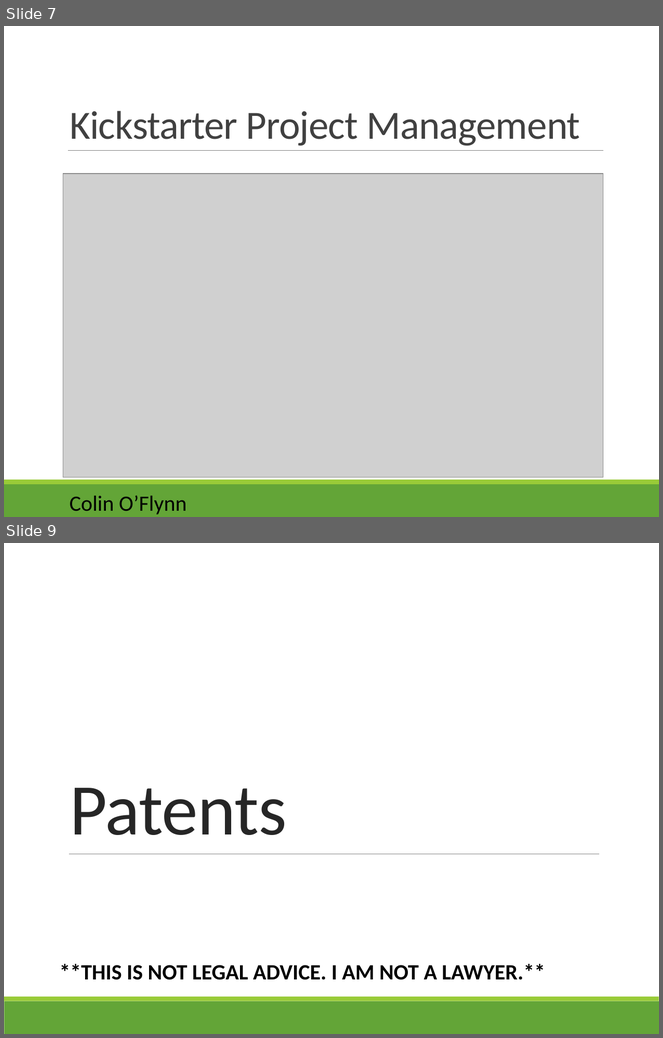
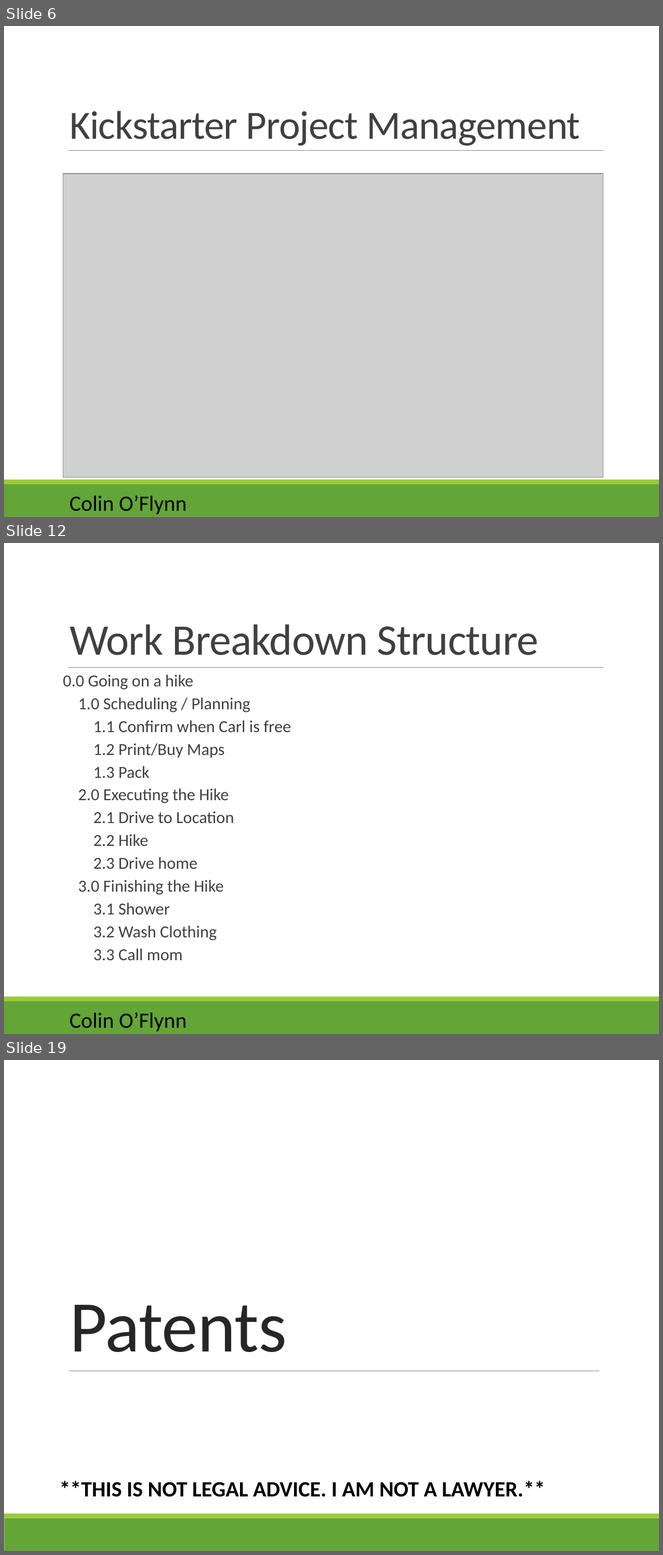
Before and after one commit to colinoflynn/eced3901, a slide deck: 2015/Lectures/ECED 3901 - 03 - Project Managment.pptx. Shown one above the other, each under a label of ours: slides 7 and 9 before the commit, slides 6, 12 and 19 after it; the slides between them are not shown. The pictures are 663x1038 and 663x1555 pixels, drawn with LibreOffice and Linux fonts; fonts in the diff are those of the drawing; grey boxes stand for pictures. Boxes give left, top, right and bottom in pixels: in the first picture for what was removed or moved away, otherwise in the second. Text is boxed around its words. In the diff, an @@ line names an element or a change of style, - is before the commit and + after.

```diff
--- a/2015/Lectures/ECED 3901 - 03 - Project Managment.pptx
+++ b/2015/Lectures/ECED 3901 - 03 - Project Managment.pptx
@@ slide 12 added at [4, 543, 659, 1034], background #FFFFFF; not listed: 4 template elements that a slide beside it also shows @@
@@ title added at [70, 624, 539, 655], 48 pt, text #404040 @@
+Work Breakdown Structure
@@ text added at [63, 675, 291, 961], 18.5 pt, text #404040 @@
+0.0 Going on a hike
+1.0 Scheduling / Planning
+1.1 Confirm when Carl is free
+1.2 Print/Buy Maps
+1.3 Pack
+2.0 Executing the Hike
+2.1 Drive to Location
+2.2 Hike
+2.3 Drive home
+3.0 Finishing the Hike
+3.1 Shower
+3.2 Wash Clothing
+3.3 Call mom
@@ what was slide 7 is now slide 6 @@
@@ what was slide 9 is now slide 19 @@
```
Also in this commit, not shown: 4 slides changed, 12 other slides added, 5 slides removed, 1 other file.
